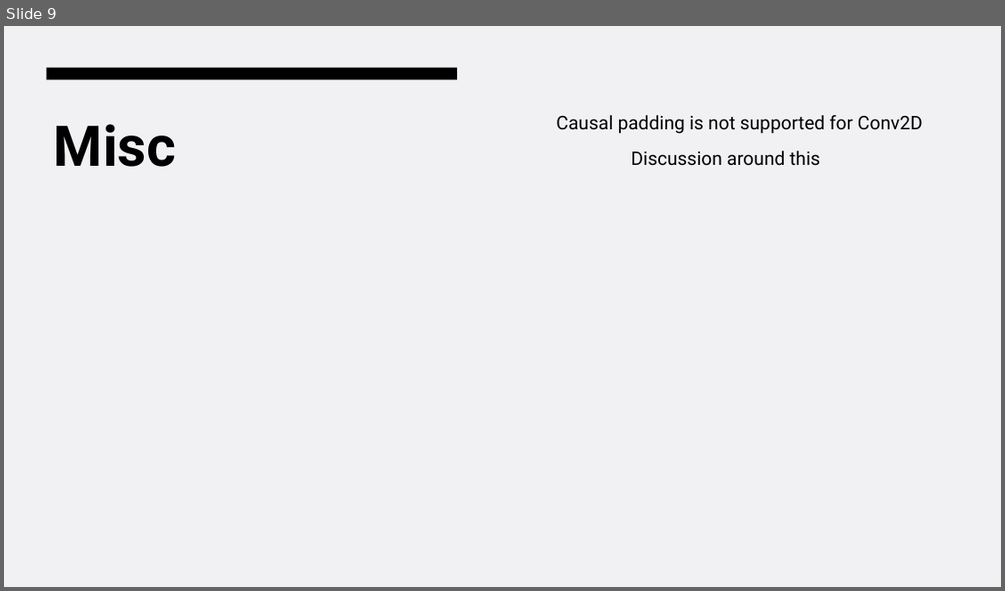
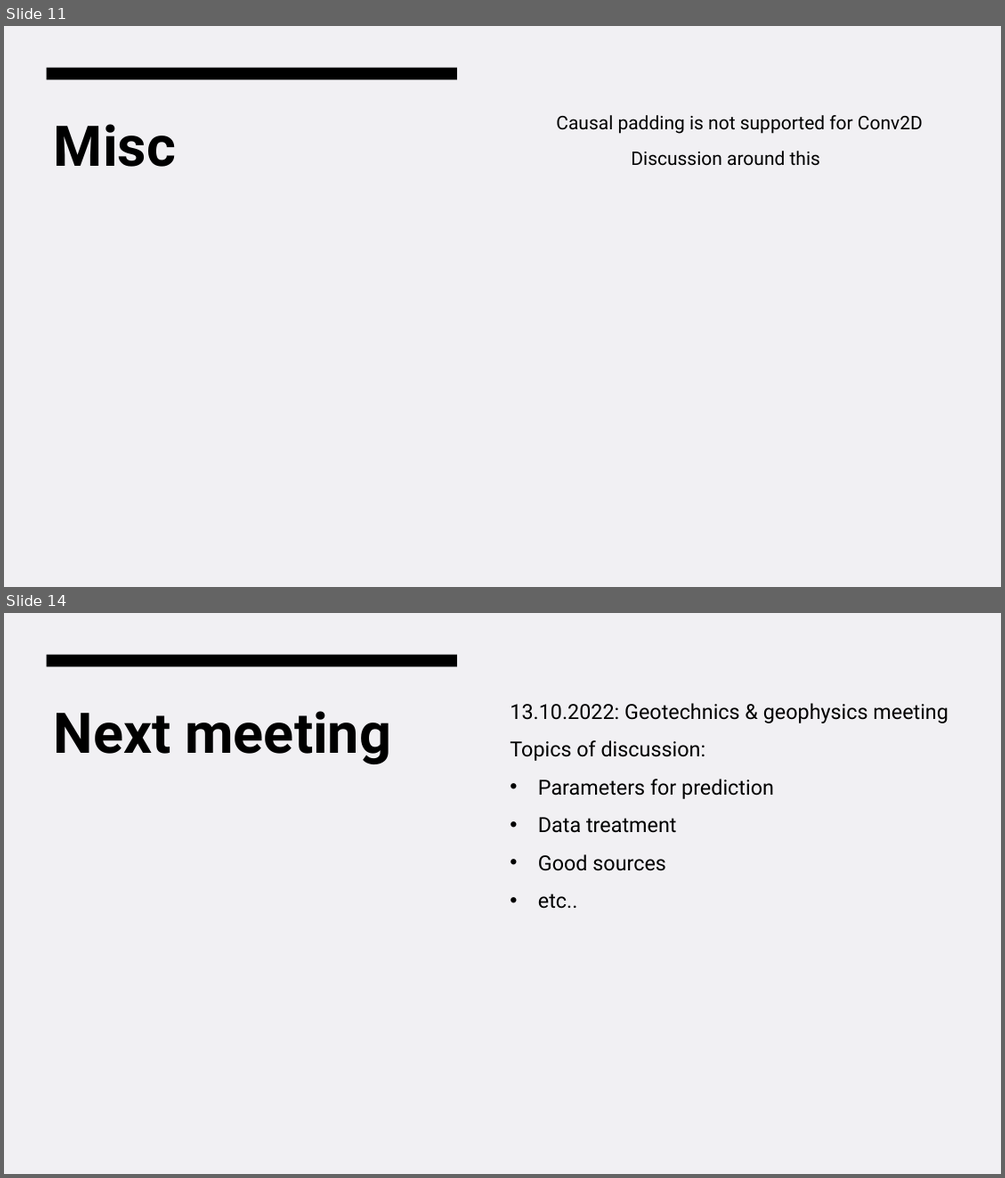
Before and after one commit to sjurmsc/MSC2023, a slide deck: Meeting Presentations/06.10.2022_General_meeting.pptx. Shown one above the other, each under a label of ours: slide 9 before the commit, slides 11 and 14 after it; the slides between them are not shown. The pictures are 1005x591 and 1005x1178 pixels, drawn with LibreOffice and Linux fonts; fonts in the diff are those of the drawing. Boxes give left, top, right and bottom in pixels: in the first picture for what was removed or moved away, otherwise in the second. Text is boxed around its words. In the diff, an @@ line names an element or a change of style, - is before the commit and + after.

Commit message:
Added some preliminary results to the meeting pp

```diff
--- a/Meeting Presentations/06.10.2022_General_meeting.pptx
+++ b/Meeting Presentations/06.10.2022_General_meeting.pptx
@@ slide 14 added at [4,613,1001,1174], background #F1F0F3; not listed: 1 template element that a slide beside it also shows @@
@@ title added at [54,711,391,764], 54 pt, text #000000, bold @@
+Next meeting
@@ text added at [510,703,948,908], 20 pt, text #000000 @@
+13.10.2022: Geotechnics & geophysics meeting
+Topics of discussion:
+• Parameters for prediction
+• Data treatment
+• Good sources
+• etc..
@@ what was slide 9 is now slide 11 @@
```
Also in this commit, not shown: 3 slides changed, 4 other slides added.
